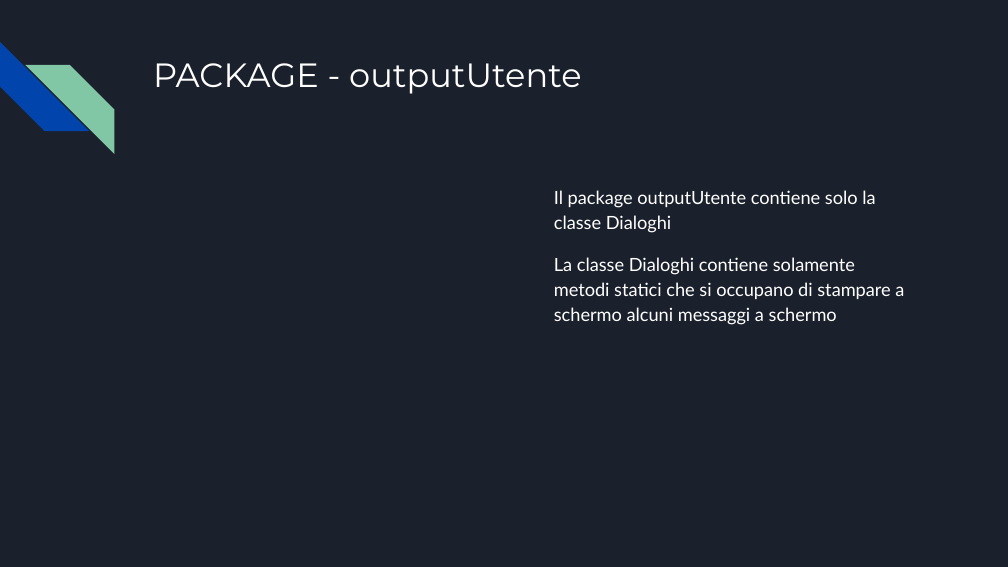
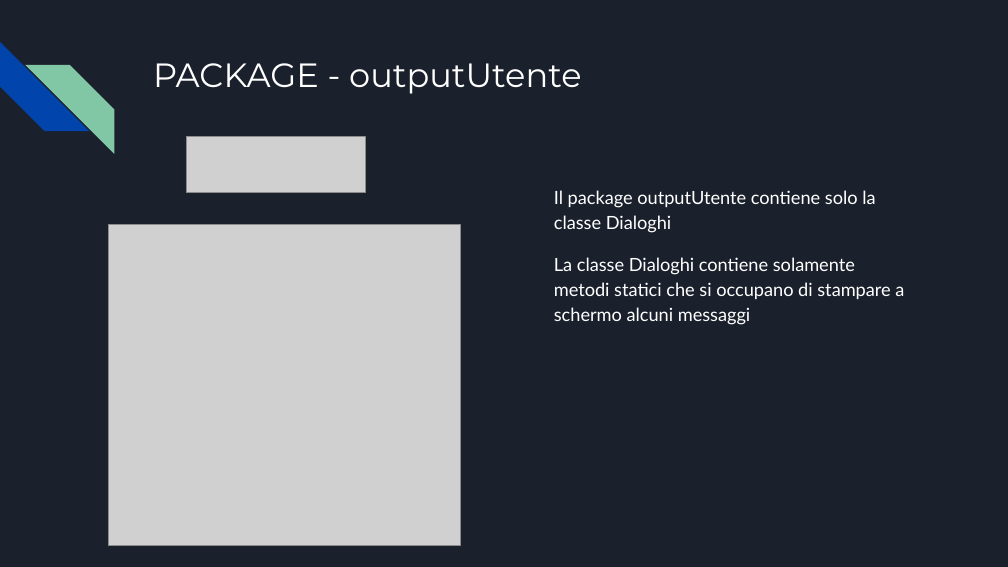
Before and after one commit to vitomarzocca/Esame-MAP, a slide deck: slide 3 of Presentazione senza titolo.pptx. Drawn at 1008x567 pixels with LibreOffice and Linux fonts; fonts in the diff are those of the drawing; grey boxes stand for pictures. Boxes give left, top, right and bottom in pixels: in the first picture for what was removed or moved away, otherwise in the second. Text is boxed around its words. In the diff, an @@ line names an element or a change of style, - is before the commit and + after.

```diff
--- a/Presentazione senza titolo.pptx
+++ b/Presentazione senza titolo.pptx
@@ picture added at (186,137,365,194) @@
@@ picture added at (109,225,461,545) @@
@@ text at (554,257,904,325): text changed @@
-La classe Dialoghi contiene solamente metodi statici che si occupano di stampare a schermo alcuni messaggi a schermo
+La classe Dialoghi contiene solamente metodi statici che si occupano di stampare a schermo alcuni messaggi
```
Also in this commit, not shown: 10 other slides changed, 9 slides added, 4 other files.
